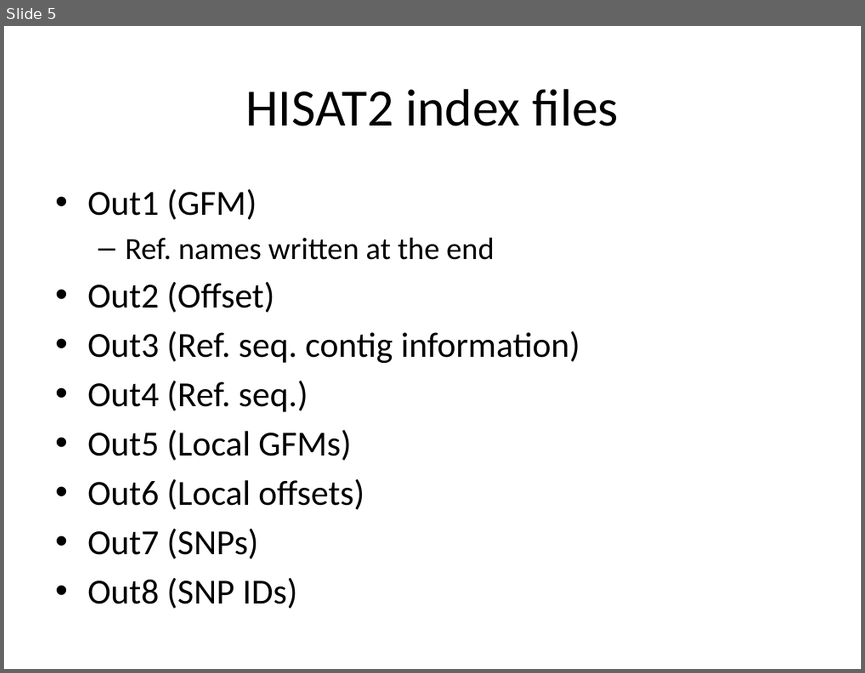
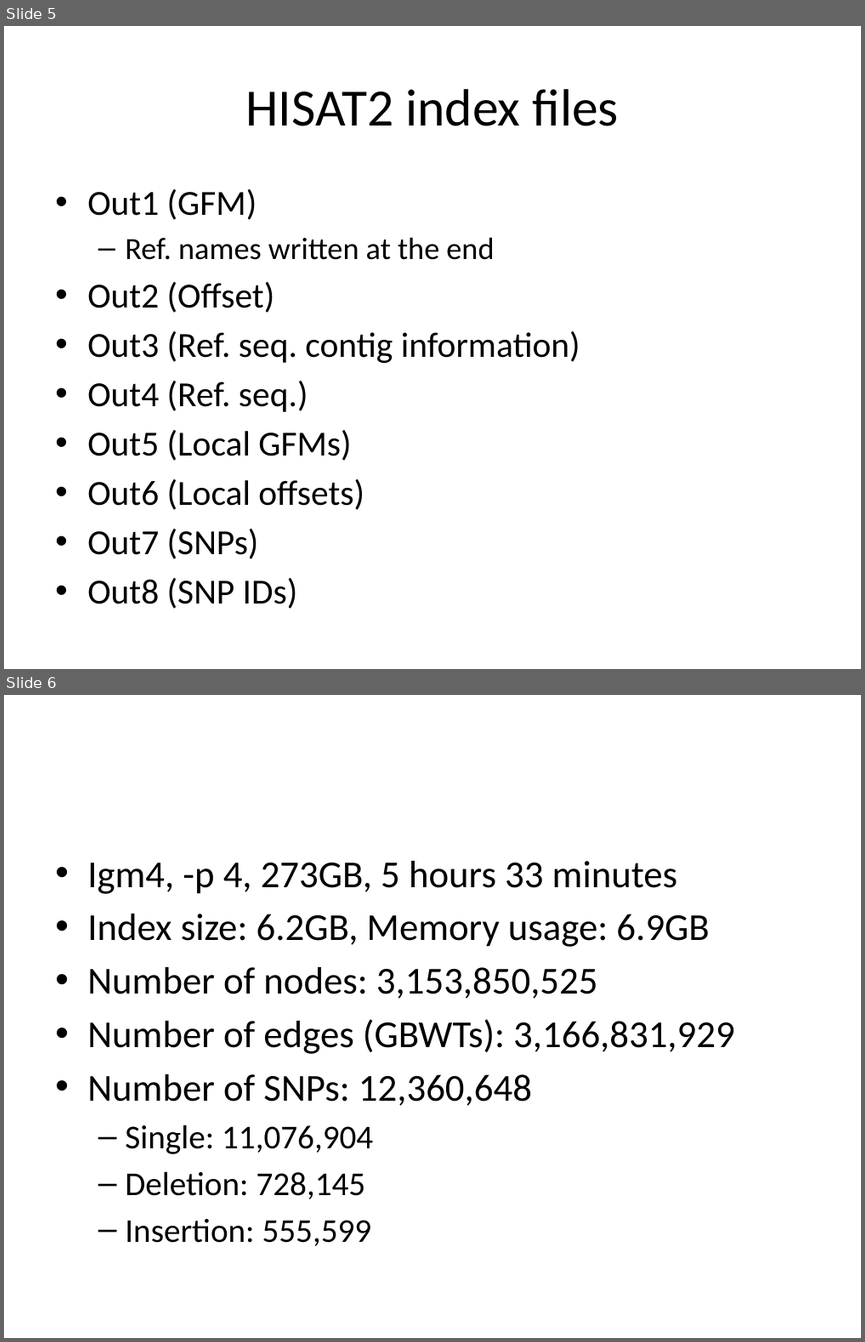
Before and after one commit to DaehwanKimLab/hisat2, a slide deck: hisat2_test/GCSA_paper_example.pptx. Shown one above the other, each under a label of ours: slide 5 before the commit, slides 5 and 6 after it. The pictures are 865x673 and 865x1342 pixels, drawn with LibreOffice and Linux fonts; fonts in the diff are those of the drawing. Boxes give left, top, right and bottom in pixels: in the first picture for what was removed or moved away, otherwise in the second. Text is boxed around its words. In the diff, an @@ line names an element or a change of style, - is before the commit and + after.

```diff
--- a/hisat2_test/GCSA_paper_example.pptx
+++ b/hisat2_test/GCSA_paper_example.pptx
@@ slide 6 added at [4,695,861,1338], background #FFFFFF @@
@@ text added at [87,861,735,1246], 32 pt, text #000000 @@
+• Igm4, -p 4, 273GB, 5 hours 33 minutes
+• Index size: 6.2GB, Memory usage: 6.9GB
+• Number of nodes: 3,153,850,525
+• Number of edges (GBWTs): 3,166,831,929
+• Number of SNPs: 12,360,648
+  – Single: 11,076,904
+  – Deletion: 728,145
+  – Insertion: 555,599
```
Also in this commit, not shown: 10 other files.
